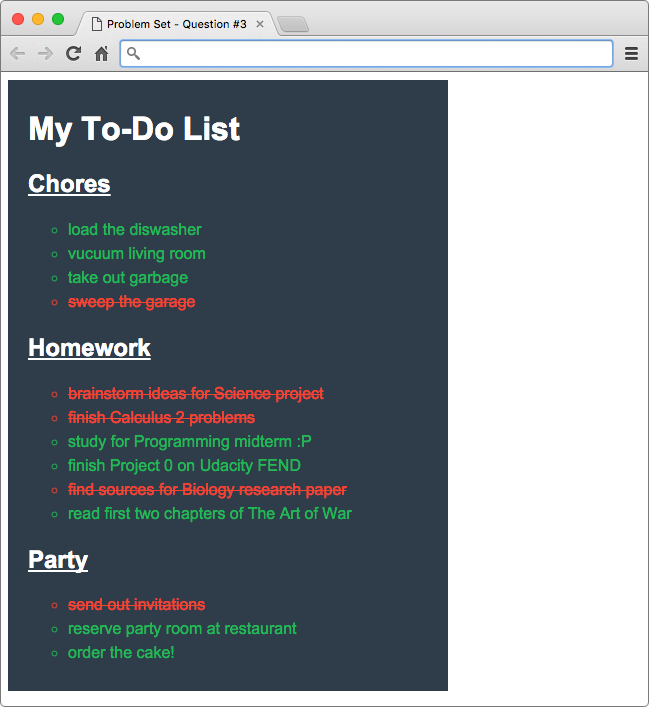
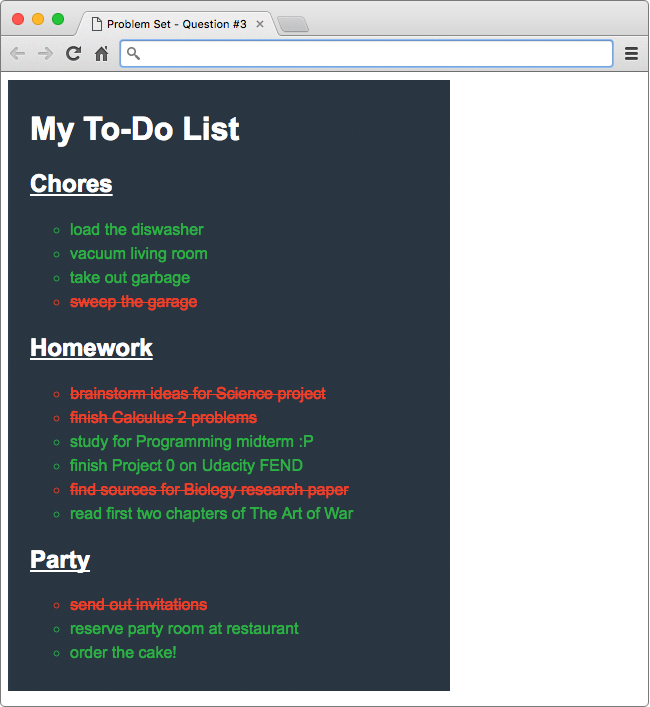
Revision of a layered 650 x 707 image; what changed, layer by layer:
painted on "a" over [10, 96, 343, 651]
painted on "b" over [10, 80, 450, 691]
